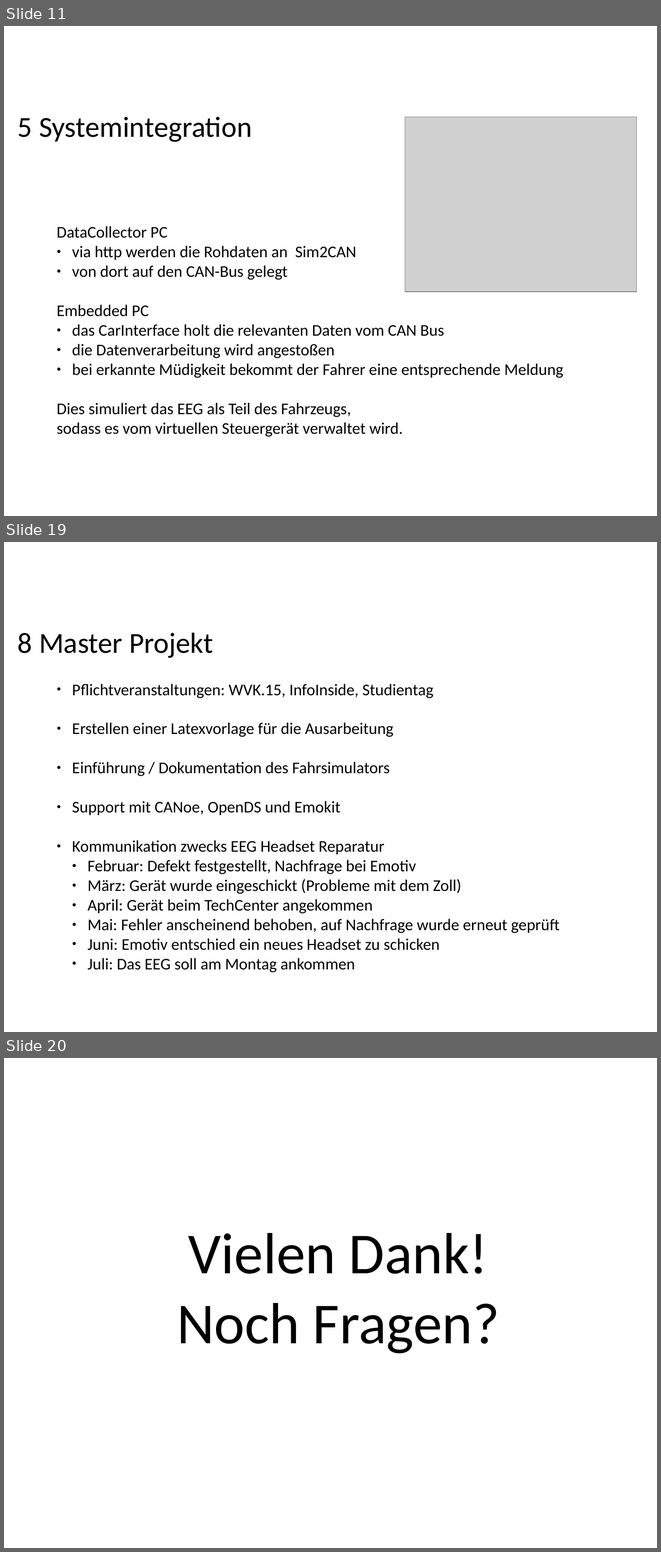
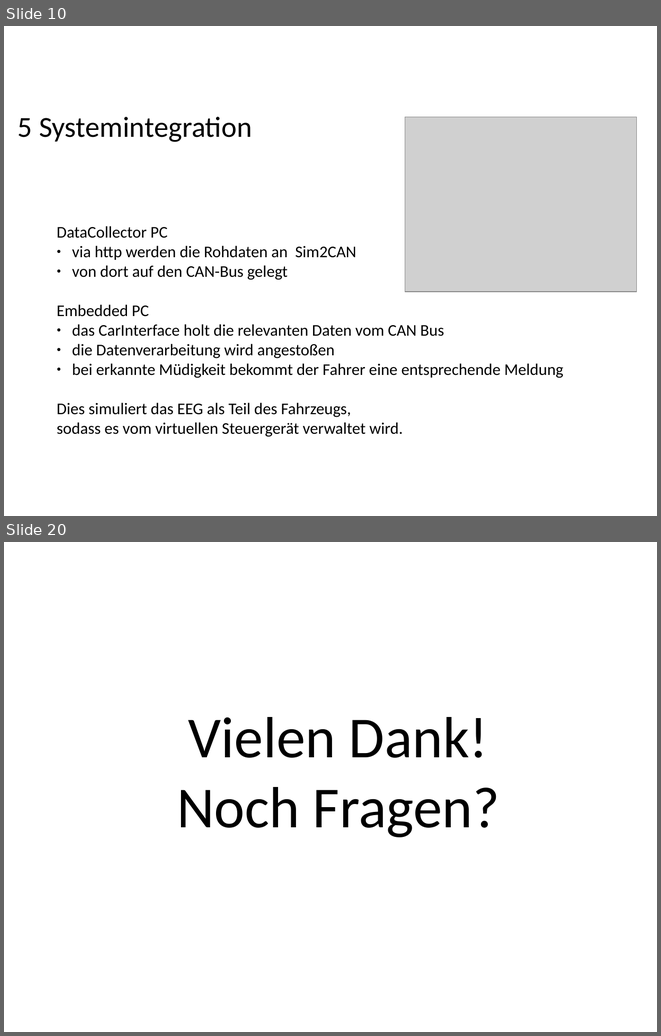
Before and after one commit to ppasler/current-adas, a slide deck: project/presentation/Praesentation_PoSDBoS_Pasler.odp. Shown one above the other, each under a label of ours: slides 11, 19 and 20 before the commit, slides 10 and 20 after it; the slides between them are not shown. The pictures are 661x1552 and 661x1036 pixels, drawn with LibreOffice and Linux fonts; fonts in the diff are those of the drawing; grey boxes stand for pictures; background and template pictures are left out. Boxes give left, top, right and bottom in pixels: in the first picture for what was removed or moved away, otherwise in the second. Text is boxed around its words. In the diff, an @@ line names an element or a change of style, - is before the commit and + after.

```diff
--- a/project/presentation/Praesentation_PoSDBoS_Pasler.odp
+++ b/project/presentation/Praesentation_PoSDBoS_Pasler.odp
@@ slide 19 removed at (4,542,657,1032), background #FFFFFF @@
@@ text removed at (18,633,213,658) @@
-8 Master Projekt
@@ text removed at (72,684,560,972) @@
-● Pflichtveranstaltungen: WVK.15, InfoInside, Studientag
-● Erstellen einer Latexvorlage für die Ausarbeitung
-● Einführung / Dokumentation des Fahrsimulators
-● Support mit CANoe, OpenDS und Emokit
-● Kommunikation zwecks EEG Headset Reparatur
-  ● Februar: Defekt festgestellt, Nachfrage bei Emotiv
-  ● März: Gerät wurde eingeschickt (Probleme mit dem Zoll)
-  ● April: Gerät beim TechCenter angekommen
-  ● Mai: Fehler anscheinend behoben, auf Nachfrage wurde erneut geprüft
-  ● Juni: Emotiv entschied ein neues Headset zu schicken
-  ● Juli: Das EEG soll am Montag ankommen
@@ what was slide 11 is now slide 10 @@
```
Also in this commit, not shown: 10 slides changed, 3 slides added, 1 other slide removed, 1 other file.
